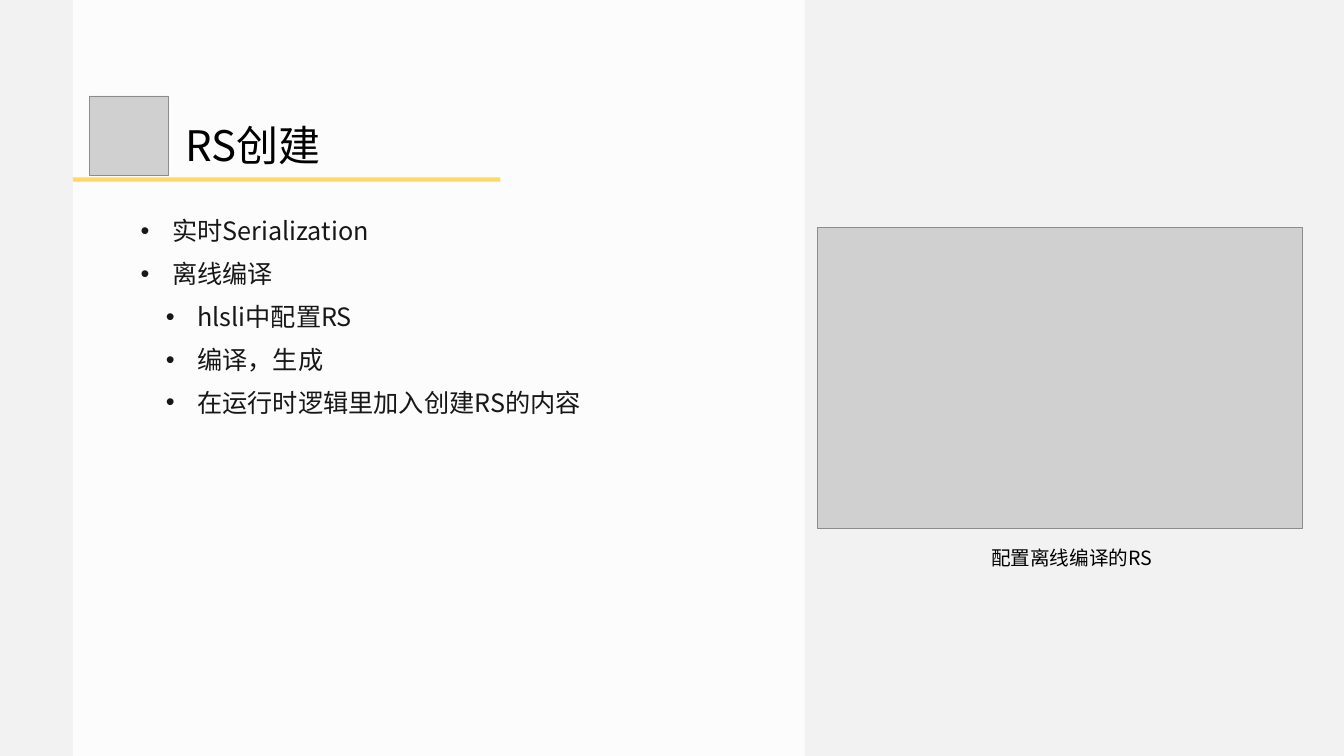
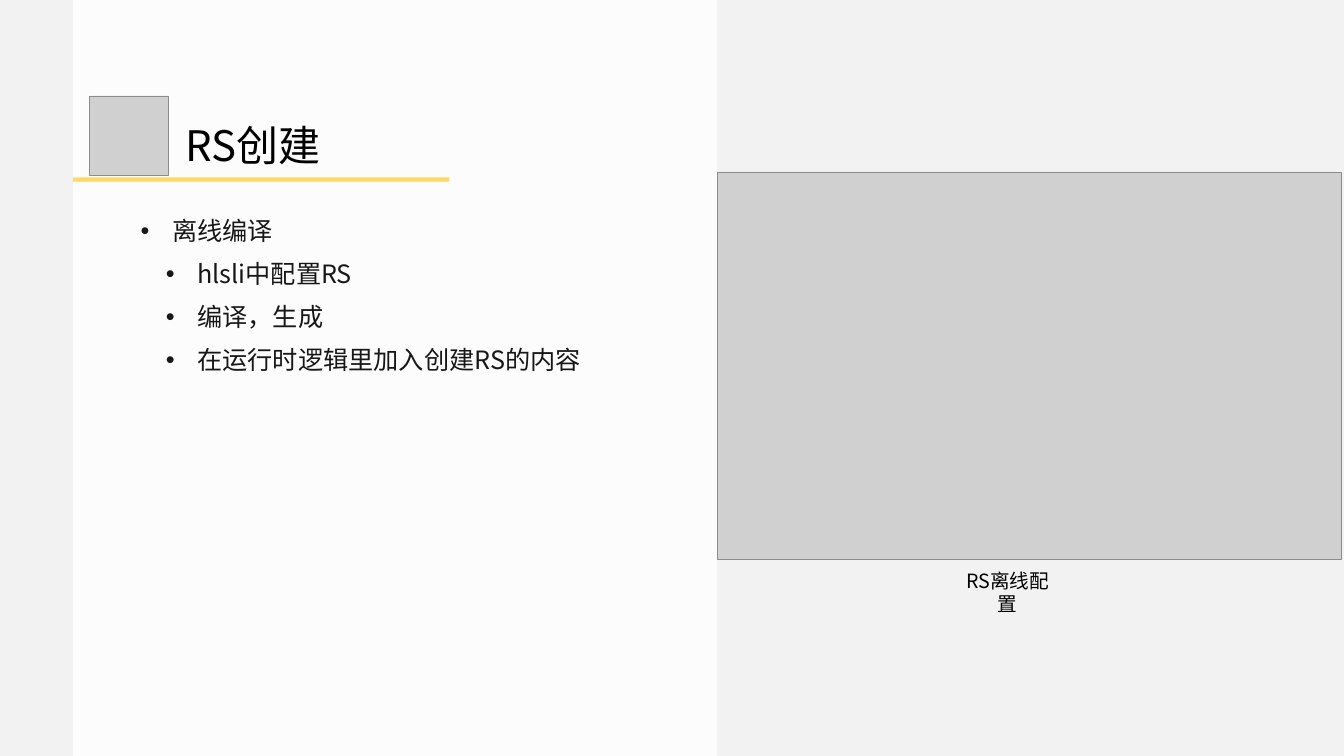
Before and after one commit to doomlover/KSGameEngineTutorials, a slide deck: slide 27 of PPTs/05.深入DX12绘制二.pptx (slide 26 before the commit). Drawn at 1344x756 pixels with LibreOffice and Linux fonts; fonts in the diff are those of the drawing; grey boxes stand for pictures. Boxes give left, top, right and bottom in pixels: in the first picture for what was removed or moved away, otherwise in the second. Text is boxed around its words. In the diff, an @@ line names an element or a change of style, - is before the commit and + after.

```diff
--- a/PPTs/05.深入DX12绘制二.pptx
+++ b/PPTs/05.深入DX12绘制二.pptx
@@ rectangle: place and size @@
-rectangle at [73,0,805,756]
+rectangle at [73,0,717,756]
@@ rectangle: place and size @@
-rectangle at [73,177,500,181]
+rectangle at [73,177,450,181]
@@ picture: place and size @@
-picture at [817,228,1302,529]
+picture at [717,172,1341,559]
@@ text at [172,218,369,242]: paragraph removed @@
-• 实时Serialization
@@ text removed at [991,548,1152,567] @@
-配置离线编译的RS
@@ text added at [954,578,1061,607], 28 pt, text #000000 @@
+RS离线配置
```
Also in this commit, not shown: 15 other slides changed, 2 slides added, 2 slides removed.
